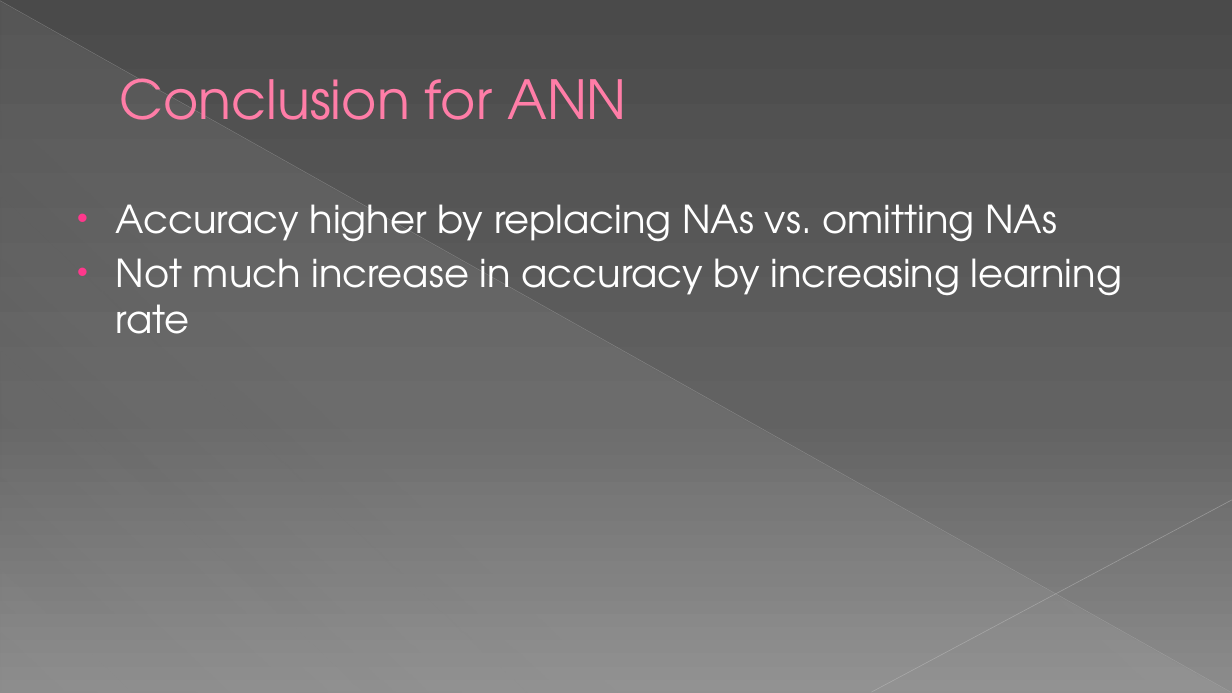
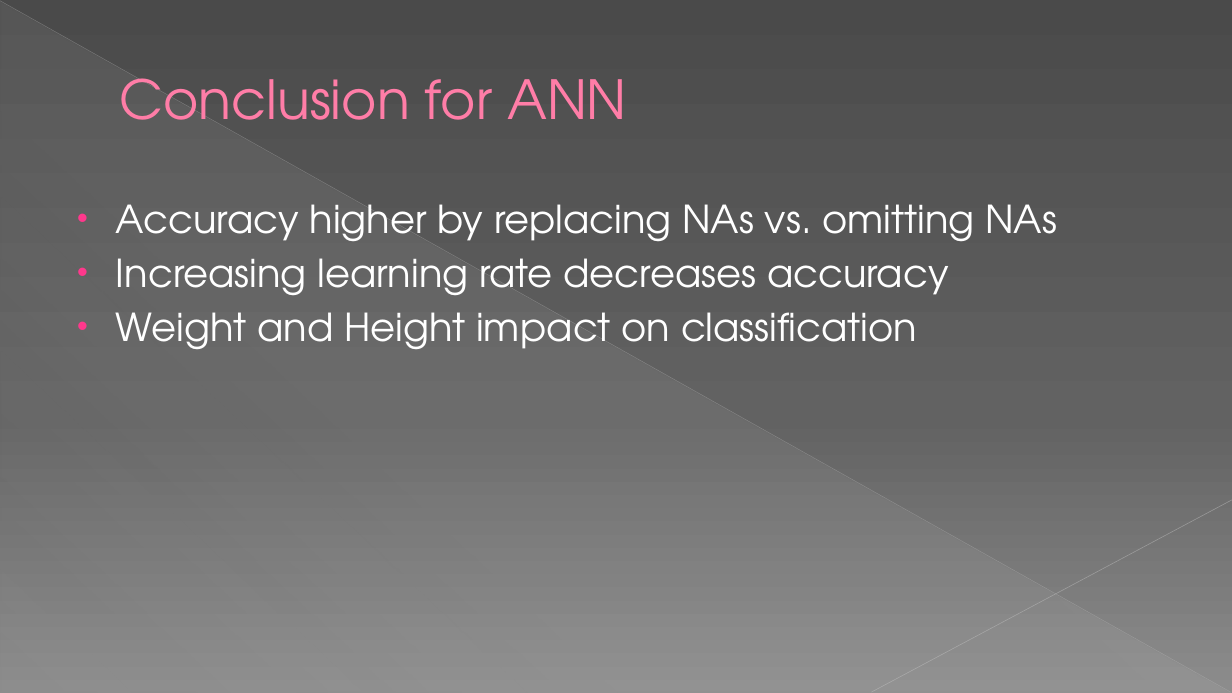
Before and after one commit to dhavalaM/CS513-Project, a slide deck: slide 34 of Presentation_YPS.pptx. Drawn at 1232x693 pixels with LibreOffice and Linux fonts; fonts in the diff are those of the drawing. Boxes give left, top, right and bottom in pixels: in the first picture for what was removed or moved away, otherwise in the second. Text is boxed around its words. In the diff, an @@ line names an element or a change of style, - is before the commit and + after.

```diff
--- a/Presentation_YPS.pptx
+++ b/Presentation_YPS.pptx
@@ text at (116,258,949,349): text changed @@
-• Not much increase in accuracy by increasing learning rate
+• Increasing learning rate decreases accuracy
+• Weight and Height impact on classification
```
Also in this commit, not shown: 2 other slides changed, 4 slides added, 4 slides removed.
